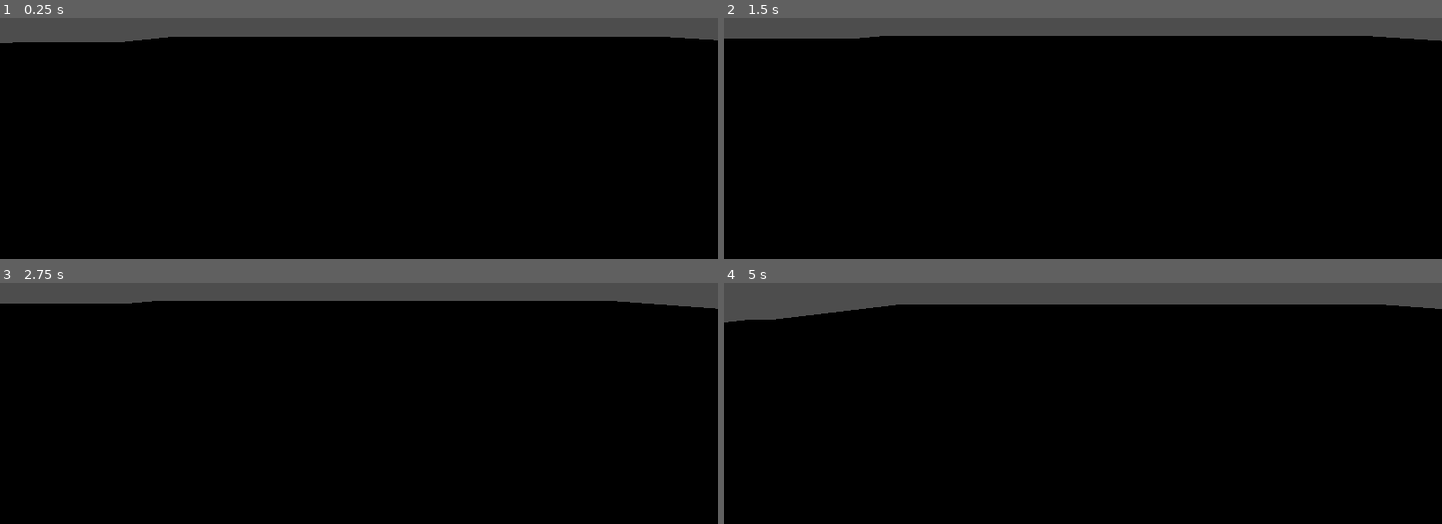
Above: before the commit, frames 1-4 (two rows, left to right).
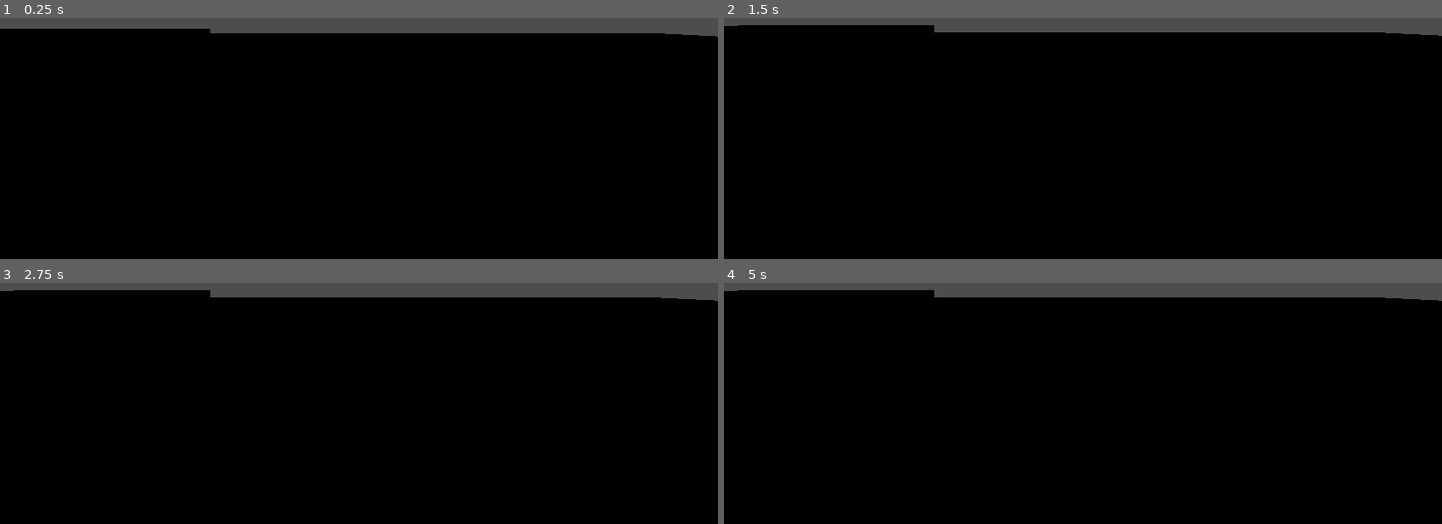
Above: after the commit, the same moments.

Repository: P3-J/jamjamjam
Game: Godot game, scene res://src/scenes/world.tscn
The game is run twice, just before and just after one commit, with the same random seed, the same clock (stepped at 60 frames per second) and the same inputs.
Inputs (mouse positions are in pixels of both pictures, inside the frame that each line leads up to):
- Up to frame 1 (0.25 s): no input
- Up to frame 2 (1.5 s): tap Enter (ui_accept) at 0.5, 0.6, 0.77, 1.07, 1.35 s; move the mouse to (1240, 37) at 0.52 s; hold Right (ui_right) 0.53-1.28 s; click (1240, 37) at 0.67 s; move the mouse to (939, 78) at 1.27 s; hold Down (ui_down) from 1.28 s (still down)
- Up to frame 3 (2.75 s): tap Enter (ui_accept) at 1.52, 1.82, 2.1 s; move the mouse to (outside the picture) at 2.02 s; release Down (ui_down) at 2.03 s; hold Right (ui_right) from 2.03 s (still down)
- Up to frame 4 (5 s): move the mouse to (1047, 403) at 2.77 s; release Right (ui_right) at 2.78 s; hold Up (ui_up) 2.78-3.53 s; tap Enter (ui_accept) at 2.85, 3.02, 3.32, 3.6, 3.77, 4.07, 4.35, 4.52, 4.82 s; click (1047, 403) at 2.92 s; move the mouse to (1298, 384) at 3.52 s; hold Left (ui_left) from 3.53 s (still down); move the mouse to (outside the picture) at 4.27 s

The runs differ from the first frame. In frame 1, 2.5% of the frame differs, in the area x 0-100%, y 4-11%; in frame 2, 2.6%; in frame 3, 2.7%; in frame 4, 4.9%, in the area x 0-100%, y 2-17%.

Commit message:
controller for gravity

Diff:
--- a/src/scripts/player.gd
+++ b/src/scripts/player.gd
@@ -1,24 +1,39 @@
 extends CharacterBody3D
 
 
-const SPEED = 5.0
-const JUMP_VELOCITY = 5.5
+var speed = 5.0
+var jump_speed = 10.0
+var gravity = -30.0
+var max_fall_speed = -60.0
 
 
 func _physics_process(delta: float) -> void:
+
+	var direction := Vector3()
+
+	if Input.is_action_pressed("up"):
+		direction.z -= 1
+	if Input.is_action_pressed("down"):
+		direction.z += 1
+	if Input.is_action_pressed("left"):
+		direction.x -= 1
+	if Input.is_action_pressed("right"):
+		direction.x += 1
+
+	direction = direction.normalized()
+	velocity.x = direction.x * speed
+	velocity.z = direction.z * speed
+
+	if Input.is_action_just_pressed("jump") and is_on_floor():
+		velocity.y = jump_speed
+
 	if not is_on_floor():
-		velocity += get_gravity() * delta
-
-	if Input.is_action_just_pressed("ui_accept") and is_on_floor():
-		velocity.y = JUMP_VELOCITY
-
-	var input_dir := Input.get_vector("ui_left", "ui_right", "ui_up", "ui_down")
-	var direction := (transform.basis * Vector3(input_dir.x, 0, input_dir.y)).normalized()
-	if direction:
-		velocity.x = direction.x * SPEED
-		velocity.z = direction.z * SPEED
-	else:
-		velocity.x = move_toward(velocity.x, 0, SPEED)
-		velocity.z = move_toward(velocity.z, 0, SPEED)
+		velocity.y += gravity * delta
+		# clamp velocity independent of gravity
+		if velocity.y < max_fall_speed:
+			velocity.y = max_fall_speed
 
 	move_and_slide()
+
+	if is_on_floor() and velocity.y < 0:
+		velocity.y = 0
Not shown, added: Font/UncialAntiqua-Regular.ttf.import
